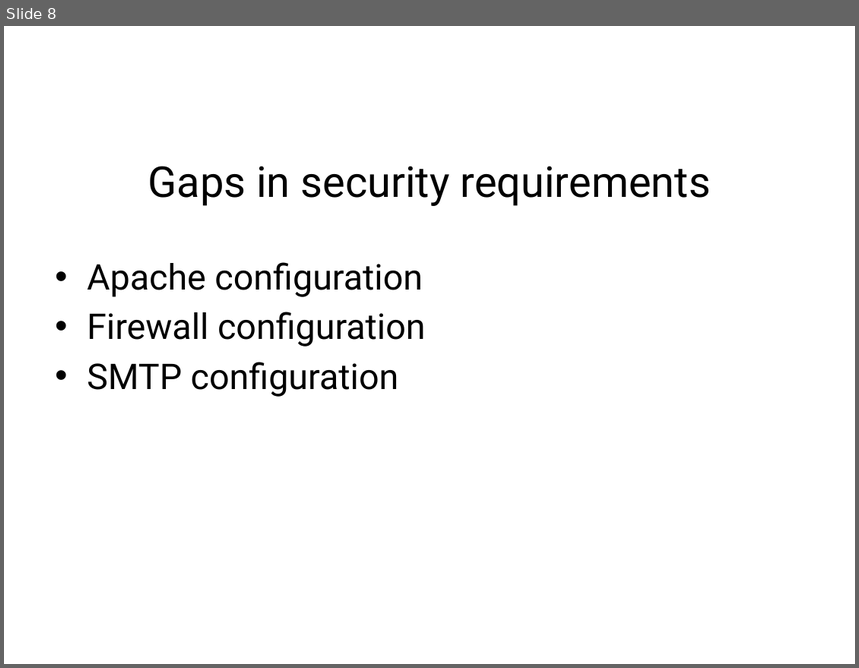
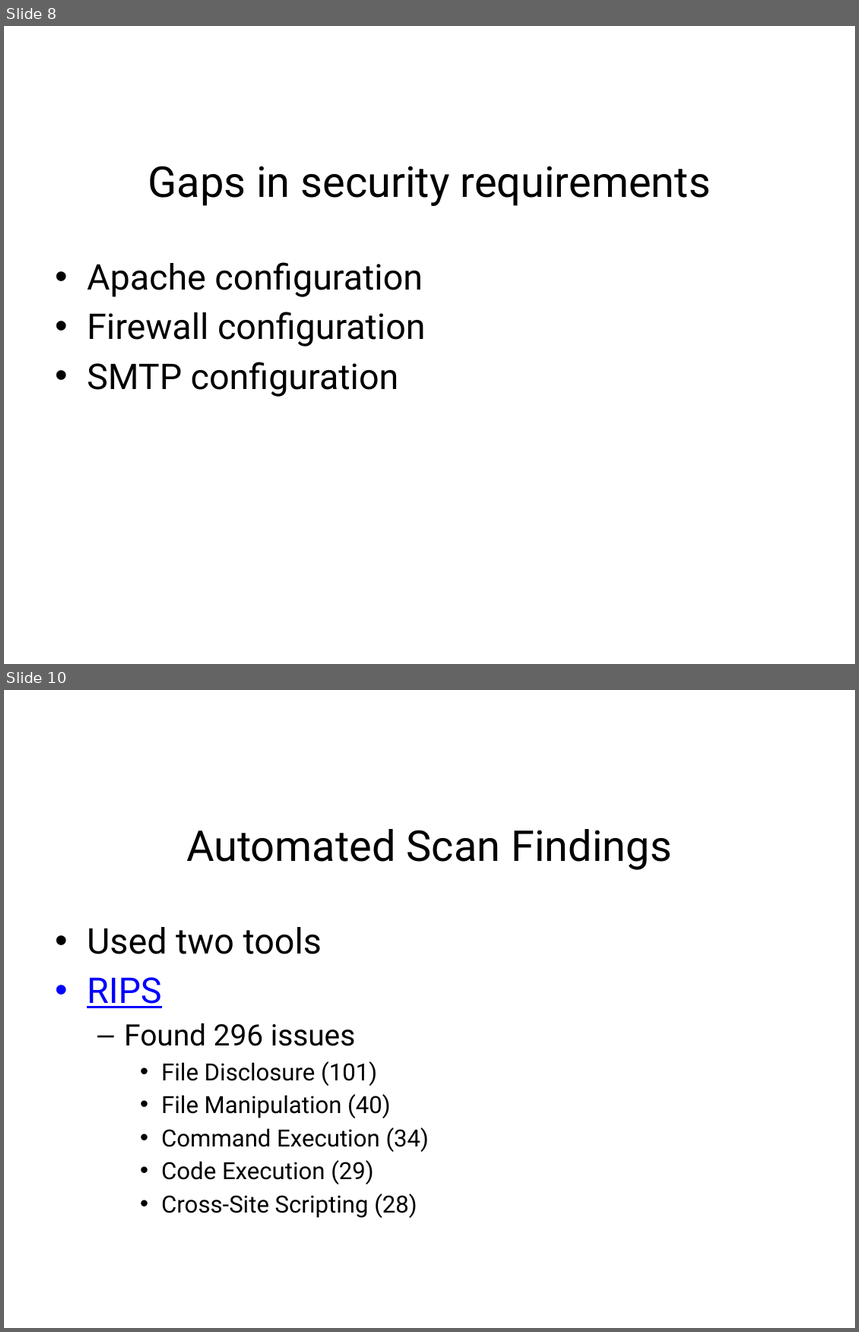
Before and after one commit to team-assure/Semester-Project, a slide deck: Class-Presentation/MISP_Presentation .pptx. Shown one above the other, each under a label of ours: slide 8 before the commit, slides 8 and 10 after it; the slides between them are not shown. The pictures are 859x668 and 859x1332 pixels, drawn with LibreOffice and Linux fonts; fonts in the diff are those of the drawing; background and template pictures are left out. Boxes give left, top, right and bottom in pixels: in the first picture for what was removed or moved away, otherwise in the second. Text is boxed around its words. In the diff, an @@ line names an element or a change of style, - is before the commit and + after.

```diff
--- a/Class-Presentation/MISP_Presentation .pptx
+++ b/Class-Presentation/MISP_Presentation .pptx
@@ slide 10 added at [4, 690, 855, 1328], background picture (left out) @@
@@ title added at [186, 829, 672, 870], 36 pt, text #000000 @@
+Automated Scan Findings
@@ text added at [87, 927, 430, 1218], 20 pt, text #000000 @@
+• Used two tools
+• RIPS
+  – Found 296 issues
+    • File Disclosure (101)
+    • File Manipulation (40)
+    • Command Execution (34)
+    • Code Execution (29)
+    • Cross-Site Scripting (28)
```
Also in this commit, not shown: 1 slide changed, 3 other slides added, 1 other file.
